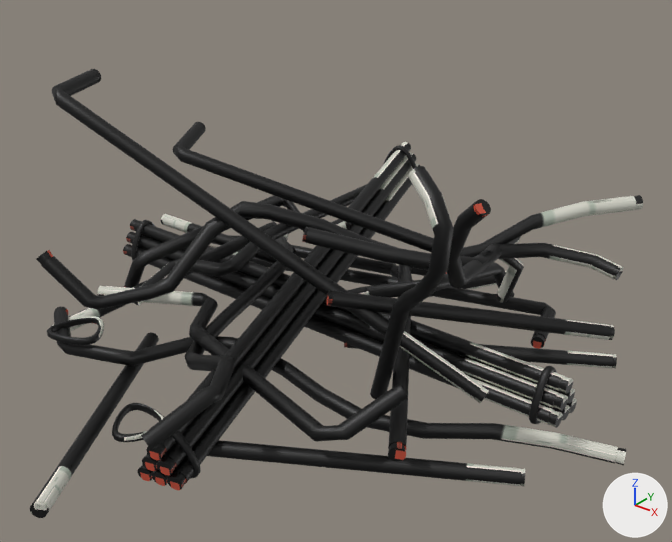
Two versions of the FBX model Assets/Meshes/Objects/debris.fbx, one commit apart.
Camera for both pictures: a camera (50 mm lens) standing at (3.88, -7.62, 3.11) and looking at (0.36, -3.22, 0.39). The lights are fixed; the arrows at lower right show +X, +Y and +Z. Where no turn or scale is listed for an object, it has been applied to the vertices. Vertices at the same position are counted once.

Names of what the first picture shows: 'debris'.
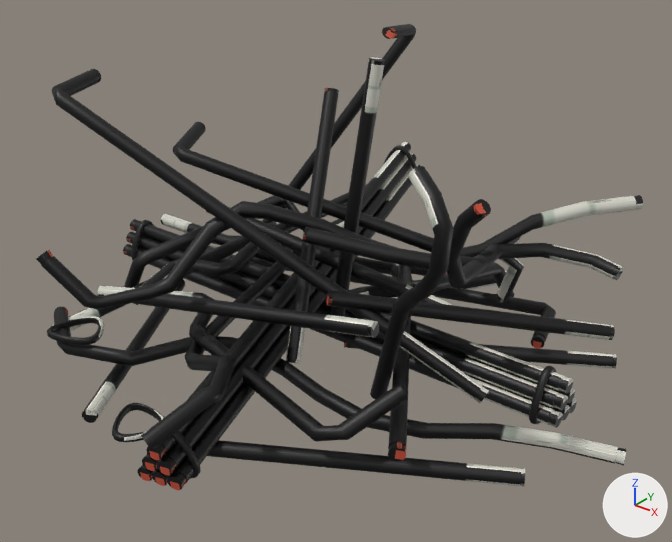
Where the newer file only moved an object's origin or applied its transform, the numbers keep the older frame.

Boxes [x1, y1, x2, y2] around the edits, measured in the pictures (672 x 542 px; the box of a moved part takes in the faces that stretch with it):
'debris', reshaped
    before: [30, 69, 643, 518]
    after: [36, 24, 643, 490]
part 1 of me_mesh, added (black)
    after: [262, 24, 416, 224]
part 2 of me_mesh, added (black)
    after: [331, 57, 385, 317]
part 3 of me_mesh, added (black)
    after: [134, 294, 379, 338]
part 4 of me_mesh, added (black)
    after: [286, 88, 339, 364]
part 5 of me_mesh, added (black)
    after: [206, 207, 452, 305]
part 6 of me_mesh, moved or reshaped
    before: [30, 332, 159, 518]
    after: [82, 280, 185, 423]

What changed in the scene script:
```text
Change me_mesh:
    used by ob_debris; location = (0.066, -2.931, 0.604)
    remove me_mesh.from_pydata(...)  # 12738 vertices, 13372 faces; spans x -2.22..2.36, y -2.59..2.06, z -0.97..0.97
    add me_mesh.from_pydata(...)  # 14348 vertices, 15072 faces; spans x -2.22..2.36, y -2.15..2.06, z -0.97..1.18
    me_mesh part 1: the loose piece of 322 vertices spanning x -2.08..1.34, y 0.25..1.25, z -0.95..-0.8 is copied, and the copy is multiplied about its middle by the matrix ((0.356, 0.0, -0.866), (0.0, 1.0, 0.0), (0.616, 0.0, 0.5)), then moved by (-0.34, 0.0, 1.0); it spans x -1.35..-0.05, y 0.25..1.25, z -0.95..1.18
    me_mesh part 2: the loose piece of 322 vertices spanning x 0.49..1.91, y -0.7..0.67, z -0.59..-0.14 is copied, and the copy is multiplied about its middle by the matrix ((-0.157, 0.04, -0.987), (-0.599, 0.791, 0.127), (0.785, 0.611, -0.1)), then moved by (-0.92, -0.05, 0.58); it spans x 0.14..0.42, y -0.21..0.07, z -0.74..1.17
    me_mesh part 3: the loose piece of 322 vertices spanning x -1.45..-0.84, y -1.42..0.42, z -0.84..-0.39 is copied, and the copy is multiplied about its middle by the matrix ((-0.457, -0.863, -0.217), (0.777, -0.268, -0.569), (0.433, -0.429, 0.793)), then moved by (1.18, -0.4, 0.26); it spans x -0.91..0.98, y -1.09..-0.71, z -0.54..-0.17
    me_mesh part 4: the loose piece of 322 vertices spanning x 0.49..1.91, y -0.7..0.67, z -0.59..-0.14 is copied, and the copy is multiplied about its middle by the matrix ((0.067, 0.491, 0.868), (-0.966, 0.25, -0.067), (-0.25, -0.834, 0.491)), then moved by (-1.2, -0.18, 0.38); it spans x -0.25..0.27, y -0.71..0.33, z -0.81..0.84
    me_mesh part 5: the loose piece of 322 vertices spanning x 0.49..1.91, y -0.7..0.67, z -0.59..-0.14 is copied, and the copy is multiplied about its middle by the matrix ((0.797, 0.588, 0.141), (-0.5, 0.772, -0.391), (-0.339, 0.242, 0.909)), then moved by (-1.17, -0.08, 0.11); it spans x -0.88..0.95, y -0.38..0.19, z -0.53..0.02
    me_mesh part 6: 322 vertices moved from x -0.97..0.07, y -2.59..-0.89, z -0.94..-0.84 to x -1.48..-0.44, y -1.85..-0.15, z -0.94..-0.84
```
